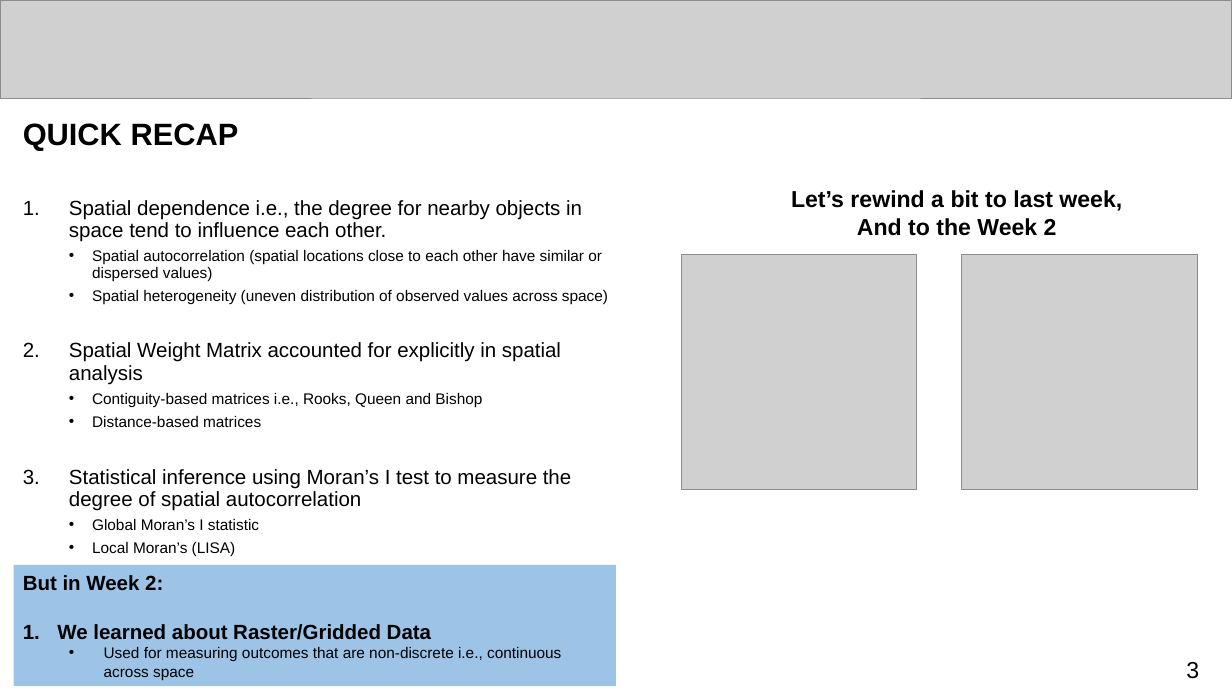
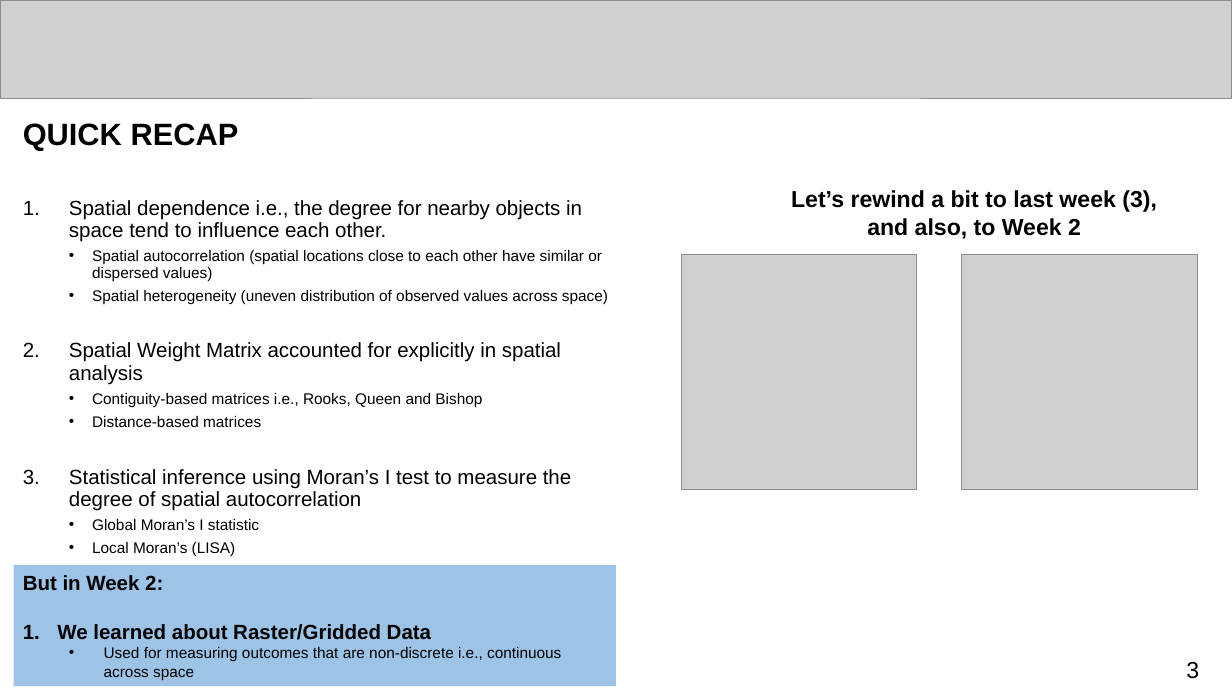
Before and after one commit to UCLPG-MSC-SGDS/GEOG0114, a slide deck: slide 3 of Lecture_notes_powerpoint/Week 4 Lecture Notes - Analytical Hierarchy Process.pptx. Drawn at 1232x693 pixels with LibreOffice and Linux fonts; fonts in the diff are those of the drawing; grey boxes stand for pictures. Boxes give left, top, right and bottom in pixels: in the first picture for what was removed or moved away, otherwise in the second. Text is boxed around its words. In the diff, an @@ line names an element or a change of style, - is before the commit and + after.

```diff
--- a/Lecture_notes_powerpoint/Week 4 Lecture Notes - Analytical Hierarchy Process.pptx
+++ b/Lecture_notes_powerpoint/Week 4 Lecture Notes - Analytical Hierarchy Process.pptx
@@ text at (791, 190, 1157, 239): text changed @@
-Let’s rewind a bit to last week,
-And to the Week 2
+Let’s rewind a bit to last week (3),
+and also, to Week 2
```
Also in this commit, not shown: 9 other slides changed, 3 slides added, 3 other files.
